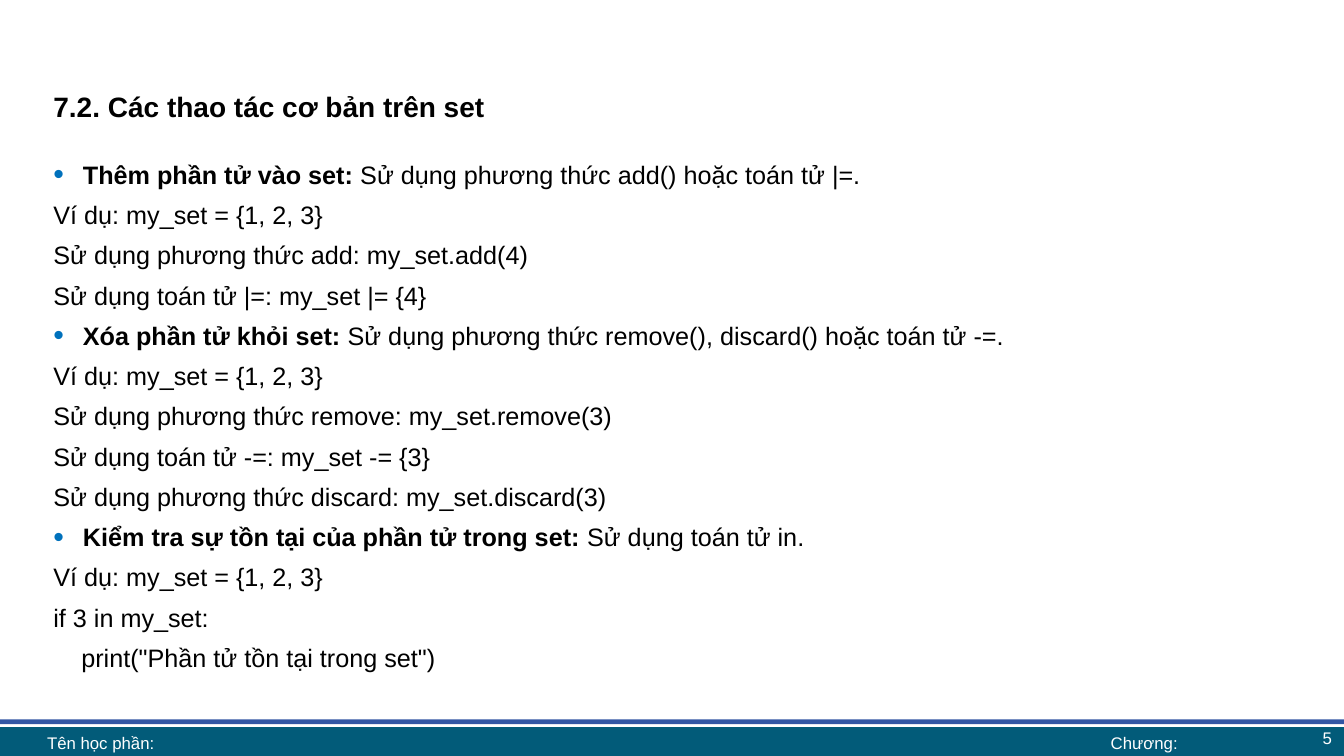
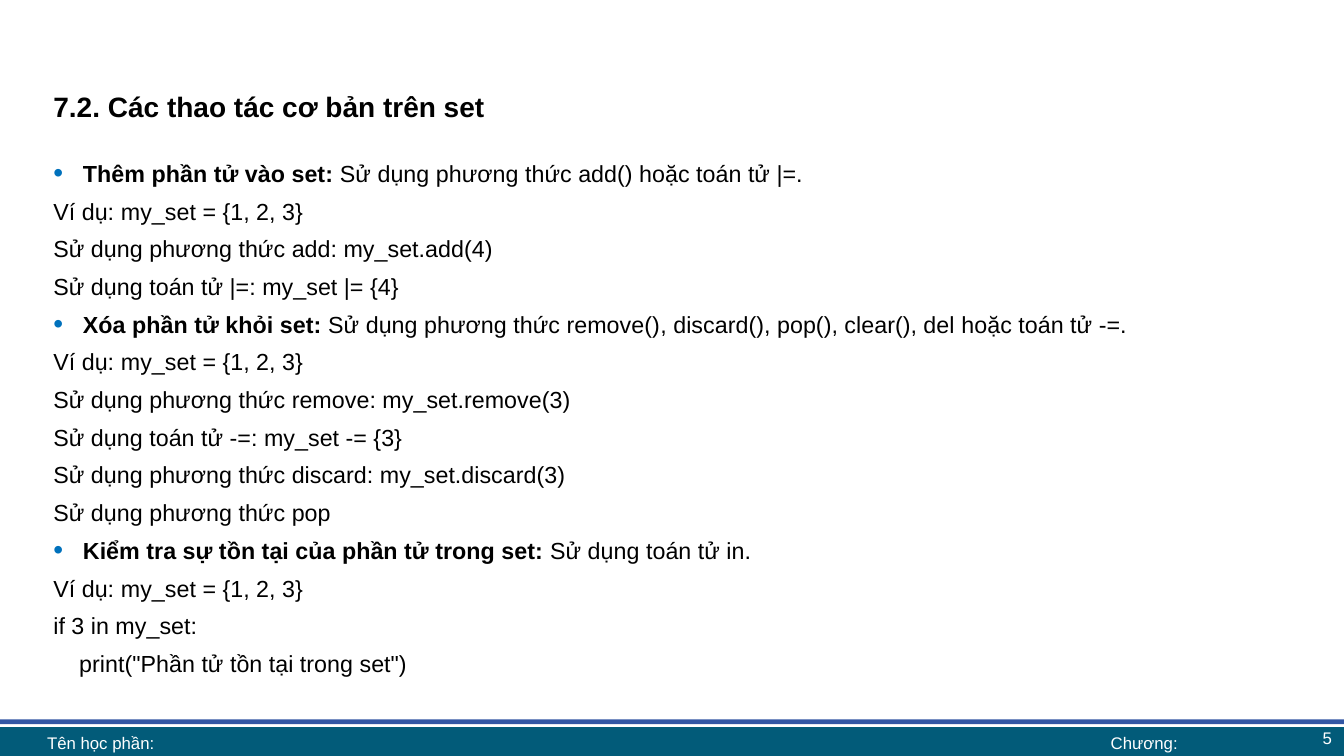
Before and after one commit to lhaaaaa/17A2-Ca-sang, a slide deck: slide 5 of Lab 6 + 7/Lab 7 bài giảng.pptx. Drawn at 1344x756 pixels with LibreOffice and Linux fonts; fonts in the diff are those of the drawing; background and template pictures are left out. Boxes give left, top, right and bottom in pixels: in the first picture for what was removed or moved away, otherwise in the second. Text is boxed around its words. In the diff, an @@ line names an element or a change of style, - is before the commit and + after.

```diff
--- a/Lab 6 + 7/Lab 7 bài giảng.pptx
+++ b/Lab 6 + 7/Lab 7 bài giảng.pptx
@@ text at (53,164,770,677): size 18 to 16.6 pt in "Thêm phần tử vào set: Sử dụng ...", "Ví dụ: my_set = {1, 2, 3}", "Sử dụng phương thức add: my_set.add(4)", "Sử dụng toán tử |=: my_set |= ..." and 8 more places @@
@@ text at (83,315,1092,338): text changed; size 18 to 16.6 pt @@
-• Xóa phần tử khỏi set: Sử dụng phương thức remove(), discard() hoặc toán tử -=.
+• Xóa phần tử khỏi set: Sử dụng phương thức remove(), discard(), pop(), clear(), del hoặc toán tử -=.
@@ text at (53,503,331,526): paragraph added @@
+Sử dụng phương thức pop
```
Also in this commit, not shown: 7 other slides changed, 7 slides added, 1 other file.
